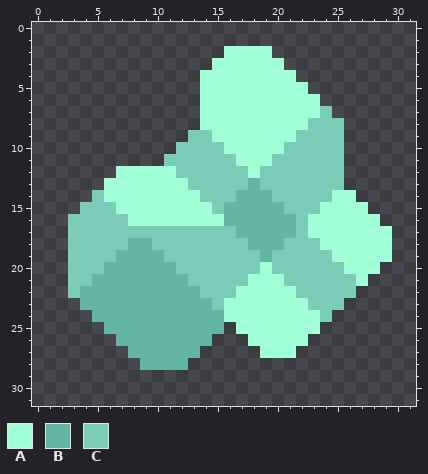
Pixel-art sprite -- sprites/items/kiten.png. The picture above was drawn from the file before the commit.
The file is 32x32 pixels.
Palette (. is transparent): A #a0ffd6  B #62b6a3  C #7bcbb9
Pixels before, first column x 3:
 2 .............AAAA..........
 3 ............AAAAAA.........
 4 ...........AAAAAAAA........
 5 ...........AAAAAAAAA.......
 6 ...........AAAAAAAAAA......
 7 ...........AAAAAAAAAAC.....
 8 ...........AAAAAAAAACCC....
 9 ..........CCAAAAAAACCCC....
10 .........CCCCAAAAACCCCC....
11 ........CCCCCCAAACCCCCC....
12 ....AAAAACCCCCCACCCCCCC....
13 ...AAAAAAACCCCCBCCCCCCC....
14 ..CAAAAAAAACCCBBBCCCCCAA...
15 .CCCAAAAAAAACBBBBBCCCAAAA..
16 CCCCCAAAAAAAABBBBBBCAAAAAA.
17 CCCCCCCCCCCCCCBBBBBCAAAAAAA
18 CCCCCBBCCCCCCCCBBBCCCAAAAAA
19 CCCCBBBBCCCCCCCCBCCCCCAAAAA
20 CCCBBBBBBCCCCCCCACCCCCCAAA.
21 CCBBBBBBBBCCCCCAAACCCCCCA..
22 CBBBBBBBBBBCCCAAAAACCCCC...
23 .BBBBBBBBBBBCAAAAAAACCC....
24 ..BBBBBBBBBBBAAAAAAAAC.....
25 ...BBBBBBBBBB.AAAAAAA......
26 ....BBBBBBBB...AAAAA.......
27 .....BBBBBB.....AAA........
28 ......BBBB.................
Once edited:
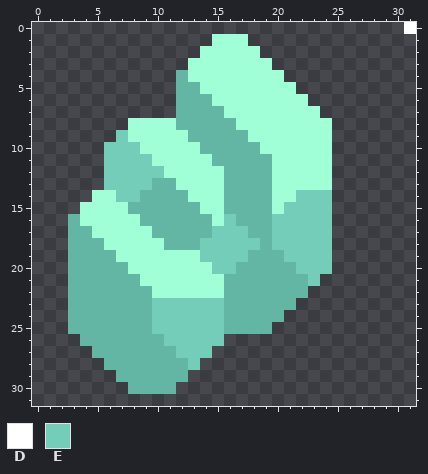
Colours new in this view: D #ffffff  E #74cdb8
From old to new:
Changed rows in their new state; - is an unchanged pixel.
first column x 3:
 0 ----------------------------D
 1 ------------AAA--------------
 2 -----------AA---.------------
 3 ----------AA-----.-----------
 4 ---------BA-------.----------
 5 ---------BB--------.---------
 6 ---------BBB--------.--------
 7 ---------BBBB--------.-------
 8 -----AAAABBBBB------AA.------
 9 ----EAAAAABBBBB----AAA.------
10 ---EEEAAAAABBBBB--AAAA.------
11 ---EEEEAAAAABBBBBAAAAA.------
12 ---EEEEE-AAAABBBBAAAAA.------
13 ---EEEEBB-AAABB-BAAAAA.------
14 --A-EEBBBB-AAB---AAEEE..-----
15 -AAA-BBBBBB-A----AEEEE...----
16 BAAAA-BBBBBB-E---EEEEE....---
17 BBAAAAABBBBBEEE--EEEEE.....--
18 BBBAAAAABBBEEEEE-EEEEE.....--
19 BBBBAAAAAAAEEEEB-BEEEE.....--
20 BBB--AAAAAAAEEBBBBBEEE....---
21 BB----AAAAAAABBBBBBBE....----
22 B------AAAAAABBBBBBB....-----
23 B------EEEEEEBBBBBB....------
24 BB-----EEEEEEBBBBB....-------
25 BBB----EEEEEEBBBB....--------
26 -BBB----EEEEE--.....---------
27 --BBB----EEE----...----------
28 ---BBB----E------------------
29 ----BBBBBB-------------------
30 -----BBBB--------------------
Where, in picture pixels (left, top, right, bottom), the same in both pictures:
added: (404, 22, 416, 34)
changed: (68, 34, 392, 394)
